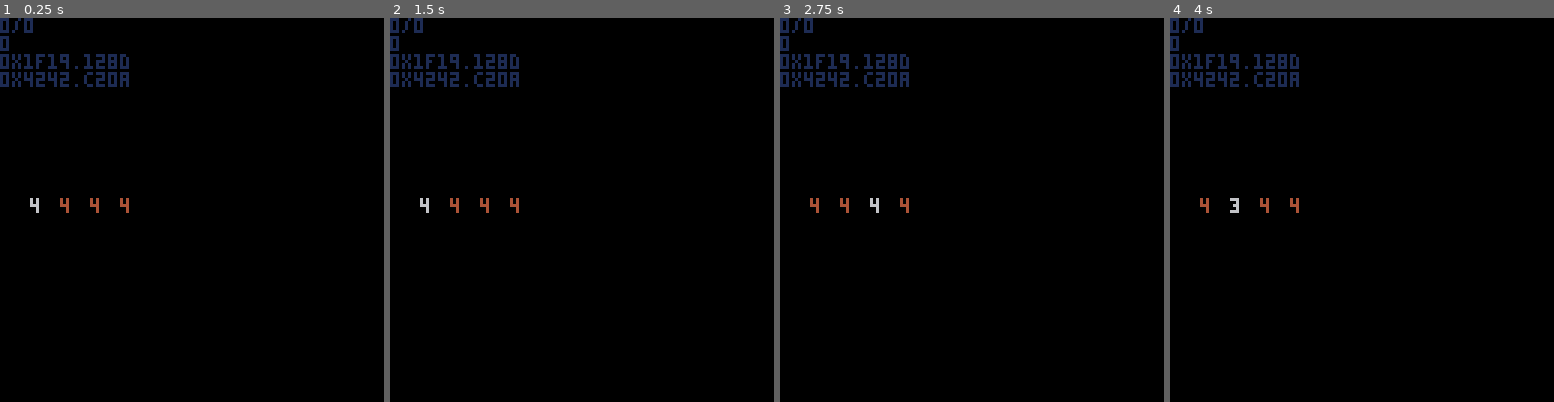
Above: before the commit, frames 1-4 (left to right).
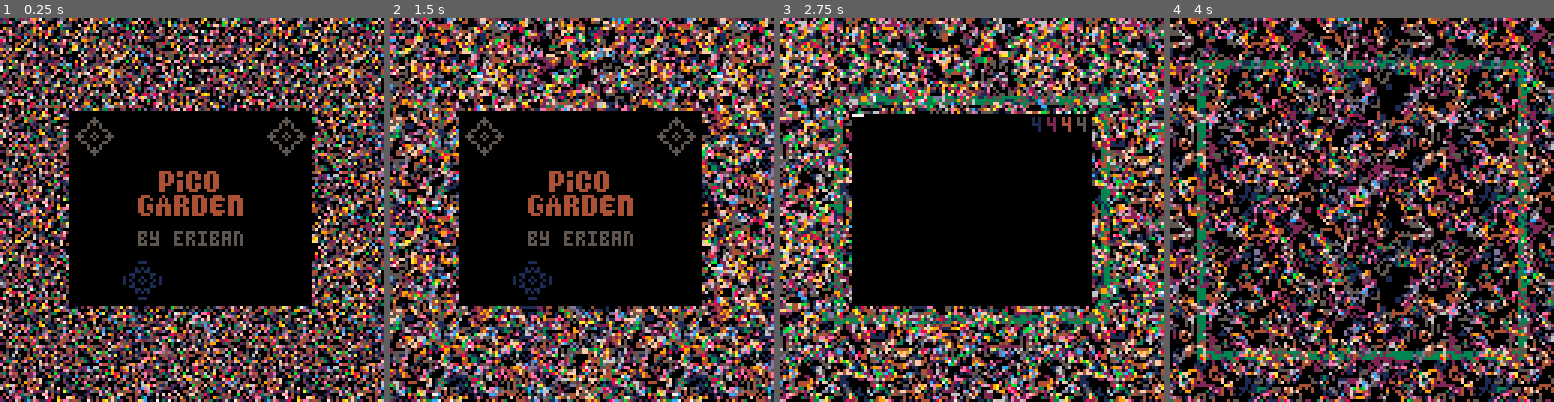
Above: after the commit, the same moments.

Repository: erwinbonsma/PicoGarden
Game: PICO-8 cartridge picogarden.p8
Two runs of this game, one before a commit and one after it. Both use one fixed random seed, a clock stepped at 60 frames per second and the inputs below.
Inputs:
- Up to frame 1 (0.25 s): no input
- Up to frame 2 (1.5 s): tap X (X key) at 0.33, 1.07 s; tap O (Z key) at 0.7 s
- Up to frame 3 (2.75 s): hold Right 1.6-2.1 s; tap O (Z key) at 1.7, 2.1, 2.5 s; tap X (X key) at 1.85 s; hold Up 2.15-2.42 s; hold Right from 2.47 s (still down)
- Up to frame 4 (4 s): tap O (Z key) at 2.9, 3.3, 3.7 s; tap X (X key) at 2.97 s; release Right at 3.03 s; hold Left 3.08-3.58 s; hold Down 3.63-3.97 s

The runs differ from the first frame. In frame 1, 49% of the frame differs, in the area x 0-100%, y 0-100%; in frame 2, 53%; in frame 3, 52%; in frame 4, 58%.

Commit message:
Adapt music to garden

Diff:
--- a/picogarden.p8
+++ b/picogarden.p8
@@ -9,12 +9,14 @@
 num_decay_death_ticks=16
 mutate_prob=1/512
 history_len=80
+runsum_len=16
 liveliness_limit=50
 liveliness_decay=0.99
 liveliness_inc=100
 max_wait=6
 min_revive_delay=32
 cart_version=2
+sfx_orig=sfx
 
 -- colors so that:
 -- - intensity increases with
@@ -98,6 +100,14 @@
   l[idx]=tmp
  end
  return l
+end
+
+function sfx_off()
+ sfx=function() end
+end
+
+function sfx_on()
+ sfx=sfx_orig
 end
 
 flower={}
@@ -599,19 +609,30 @@
 
 function cellhistory:reset()
  self.counts={}
+ self.runsum={}
  for i=1,#state.layers do
   self.counts[i]={}
- end
-
- self.idx=history_len-1
+  self.runsum[i]=0
+ end
+
+ self.idx=0
+ self.np=0
  self:count()
- self.wrapped=false
 end
 
 function cellhistory:num_cells(
  layer_idx
 )
  return self.counts[layer_idx][self.idx]
+end
+
+function cellhistory:cell_level(
+ layer_idx
+)
+ return min(4,ceil(
+  self.runsum[layer_idx]
+  /min(self.np,runsum_len)/100
+ ))
 end
 
 function cellhistory:total_cells()
@@ -634,19 +655,25 @@
 end
 
 function cellhistory:count()
- self.idx+=1
- if self.idx==history_len then
-  self.idx=0
-  self.wrapped=true
- end
+ self.idx=(self.idx+1)%history_len
 
  local total=0
  for i,l in pairs(state.layers) do
   local ncells=
 	  self.counter:count_ca_bits(l)
   self.counts[i][self.idx]=ncells
+  self.runsum[i]+=ncells
+  if self.np>=runsum_len then
+   local j=(self.idx
+            +history_len
+            -runsum_len
+           )%history_len
+   self.runsum[i]-=self.counts[i][j]
+  end
   total+=ncells
  end
+
+ self.np=min(self.np+1,history_len)
 
  return total
 end
@@ -654,16 +681,14 @@
 function cellhistory:draw_plot()
  rectfill(24,32,103,95,0)
 
- local idx0=0
- local np=self.idx
- if self.wrapped then
-  idx0=(self.idx+1)%history_len
-  np=history_len
+ local idx0=self.idx
+ if self.np<history_len then
+  idx0=1
  end
 
  for i,h in pairs(self.counts) do
   local c=0x1<<(i-1)
-  for j=0,np-1 do
+  for j=0,self.np-1 do
    local v=h[(idx0+j)%history_len]
    -- use a log-like scale for
    -- the y-axis based on:
@@ -676,6 +701,12 @@
    local x=24+j
    pset(x,y,pget(x,y)|c)
   end
+ end
+ for i,v in pairs(self.runsum) do
+  local c=0x1<<(i-1)
+  color(c)
+  print(self:cell_level(i),
+        79+i*5,33)
  end
 end
 
@@ -888,74 +919,59 @@
  {{20,21},{22},{23,24},{25,26}},
  {{27,28},{29},{30},{31}}
 }
-pattern_masks={
+patterns={
  [0]=0x0.0080,
  [1]=0x0.8000
 }
-cx=1
-levels={4,4,4,4}
-
-
-function init_music()
- p_idx=1
- set_next_pattern()
-end
-
-function set_next_pattern()
- p_idx=(p_idx+1)%2
- local pat=pattern_masks[p_idx]
+
+musicplayer={}
+
+function musicplayer:new(history)
+ local o=setmetatable({},self)
+ self.__index=self
+
+ o.history=history
+
+ return o
+end
+
+function musicplayer:reset()
+ self.p_idx=1
+ self:nxt_pattern()
+ self:nxt_pattern()
+end
+
+function musicplayer:nxt_pattern()
+ self.p_idx=(self.p_idx+1)%2
+ local pat=patterns[self.p_idx]
  local nc=0
 
  for i=1,4 do
-  local v=0
-  if levels[i]>0 then
-   local sl=tracks[i][levels[i]]
-   v=sl[p_idx%#sl+1]&0x3f
+  local lvl=
+   self.history:cell_level(i)
+  if lvl>0 then
+   local sl=tracks[i][lvl]
+   local v=sl[
+    self.p_idx%#sl+1
+   ]&0x3f
    nc+=1
-   local shft=nc*8-24
-   pat|=v<<shft
-  end
- end
+   pat|=v<<(nc*8-24)
+  end
+ end
+
+ --disable empty channels
  for i=nc+1,4 do
-  shft=i*8-24
-  pat|=0x40<<shft
- end
-
- printh(p_idx.."="..pat)
- poke4(0x3100+p_idx*4,pat)
-end
-
-function update_music()
- if btnp(⬆️) then
-  levels[cx]=min(4,levels[cx]+1)
- end
- if btnp(⬇️) then
-  levels[cx]=max(0,levels[cx]-1)
- end
- if btnp(⬅️) then
-  cx=(cx+2)%4+1
- end
- if btnp(➡️) then
-  cx=cx%4+1
- end
-
+  pat|=0x40<<(i*8-24)
+ end
+
+ printh(self.p_idx.."="..pat)
+ poke4(0x3100+self.p_idx*4,pat)
+end
+
+function musicplayer:update()
  if (stat(50)==31 and
-     stat(54)==p_idx) then
-  set_next_pattern()
- end
-end
-
-function draw_music()
- cls()
- color(1)
- print(stat(54).."/"..stat(50),0,0)
- print(p_idx,0,6)
- print(tostr(peek4(0x3100),0x1))
- print(tostr(peek4(0x3104),0x1))
-
- for i=1,4 do
-  color(i==cx and 10 or 4)
-  print(levels[i],i*10,60)
+     stat(54)==self.p_idx) then
+  self:nxt_pattern()
  end
 end
 
@@ -1033,9 +1049,17 @@
  state.target_wait=state.wait
  state.wait=5
  state.history:reset()
+ state.music:reset()
 
  _draw=main_draw
  _update=main_update
+
+ --start music track if it is
+ --not already playing
+ if not stat(57)
+    or stat(54)>1 then
+  music(0)
+ end
 end
 
 function init_flowers()
@@ -1058,6 +1082,9 @@
  state.flowers=init_flowers()
 
  state.history=cellhistory:new()
+ state.music=musicplayer:new(
+  state.history
+ )
 
  pal(display_palette,1)
 
@@ -1066,12 +1093,7 @@
 
  show_title()
 
- init_music()
- music(0)
-
  --show_label()
- _update=update_music
- _draw=draw_music
 end
 
 function draw_border()
@@ -1284,6 +1306,7 @@
  end
 
  update_garden()
+ state.music:update()
 
  if state.history:count()==0 then
   gameover()
@@ -1338,13 +1361,13 @@
  if improved_hi and
     state.show_hiscore
  then
-  music(0)
+  music(4)
  elseif improved_lo and
         state.show_loscore
  then
   music(2)
  else
-  sfx(5)
+  music(6)
  end
 
  _draw=gameover_draw
@@ -1449,6 +1472,10 @@
  ) then
   start_game()
  end
+
+ if not stat(57) then
+  music(0)
+ end
 end
 
 function gameover_update()
@@ -1459,6 +1486,7 @@
  reset_garden()
 
  state.show_count=0
+ sfx_off()
 
  _draw=title_draw
  _update=title_update
Not shown, changed: the music (__music__) section of picogarden.p8
